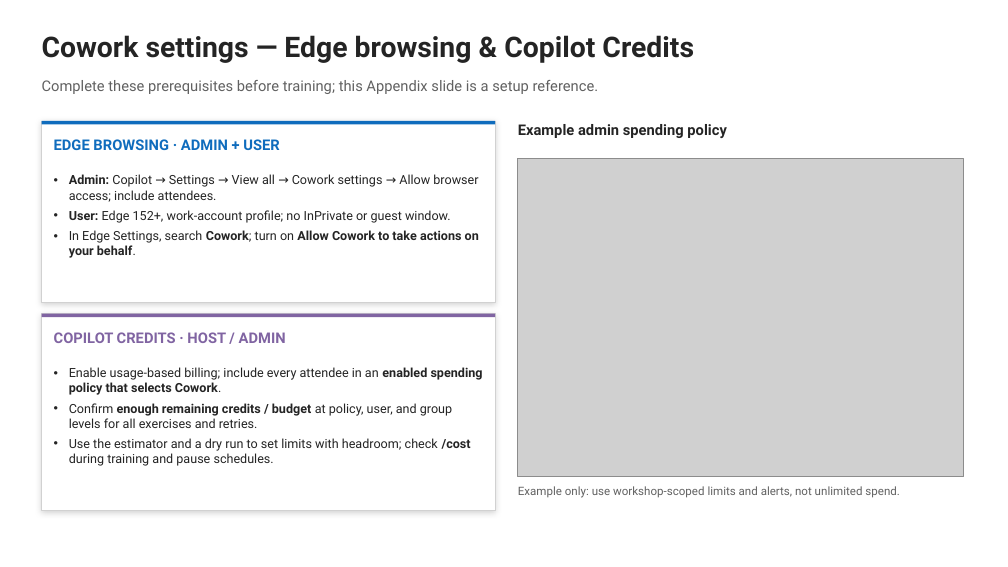
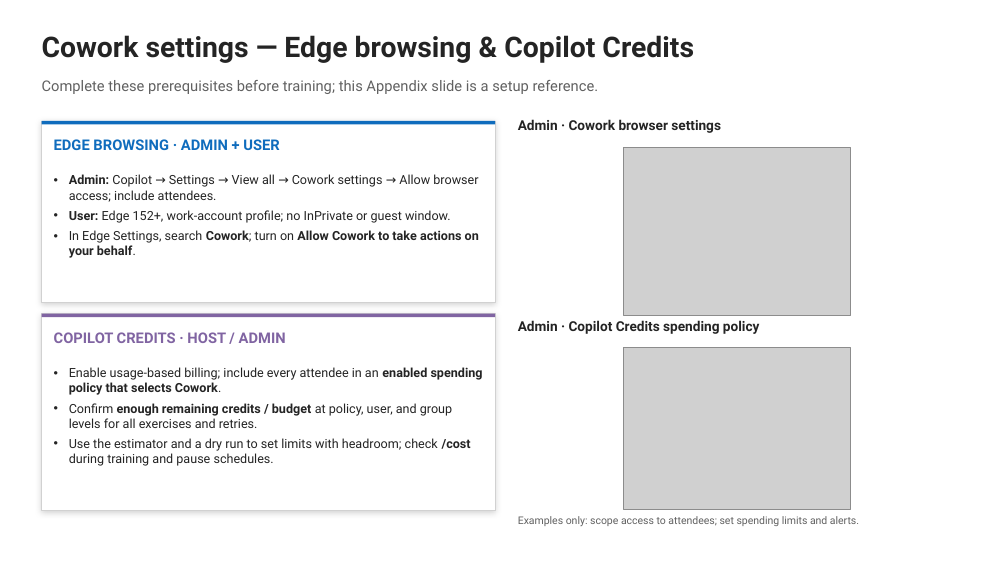
Before and after one commit to ragage/ai_hr_cowork_workshop, a slide deck: slide 56 of instructor/instructor-deck.pptx. Drawn at 1008x567 pixels with LibreOffice and Linux fonts; fonts in the diff are those of the drawing; grey boxes stand for pictures. Boxes give left, top, right and bottom in pixels: in the first picture for what was removed or moved away, otherwise in the second. Text is boxed around its words. In the diff, an @@ line names an element or a change of style, - is before the commit and + after.

```diff
--- a/instructor/instructor-deck.pptx
+++ b/instructor/instructor-deck.pptx
@@ text at <box>518,119,721,133</box>: text changed; size 14 to 13 pt @@
-Example admin spending policy
+Admin · Cowork browser settings
@@ picture added at <box>624,147,851,315</box> @@
@@ text added at <box>518,320,760,334</box>, 13 pt, text #242424, bold @@
+Admin · Copilot Credits spending policy
@@ picture: place and size @@
-picture at <box>518,159,964,477</box>
+picture at <box>624,348,851,510</box>
@@ text at <box>518,516,859,526</box>: text changed; size 11 to 10 pt @@
-Example only: use workshop-scoped limits and alerts, not unlimited spend.
+Examples only: scope access to attendees; set spending limits and alerts.
```
Also in this commit, not shown: 5 other files.
